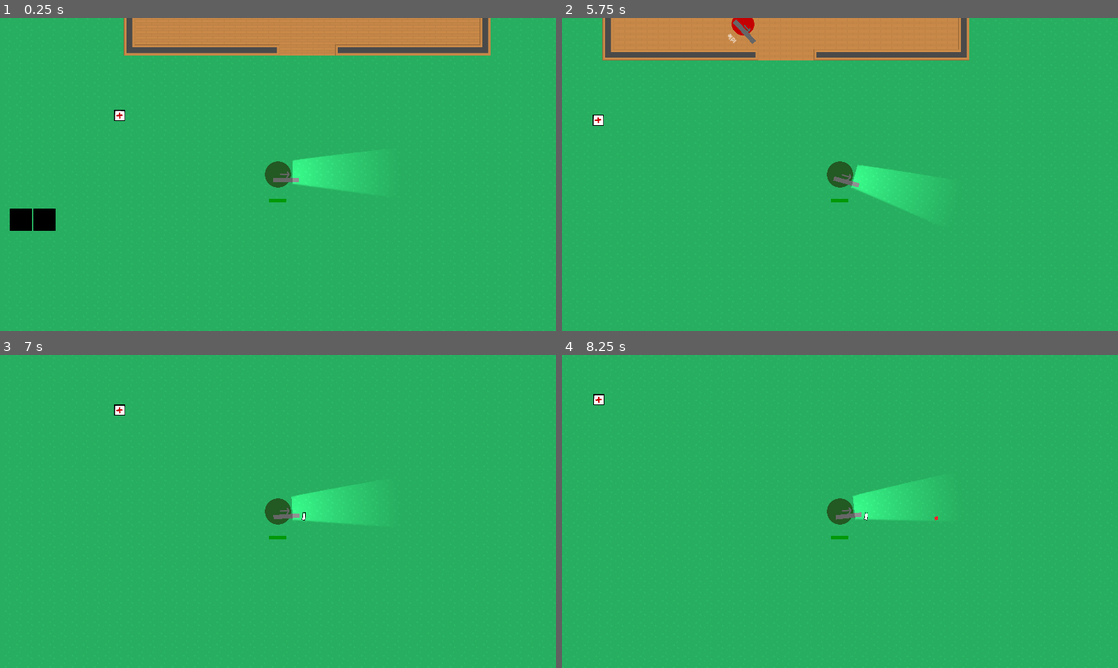
Above: before the commit, frames 1-4 (two rows, left to right).
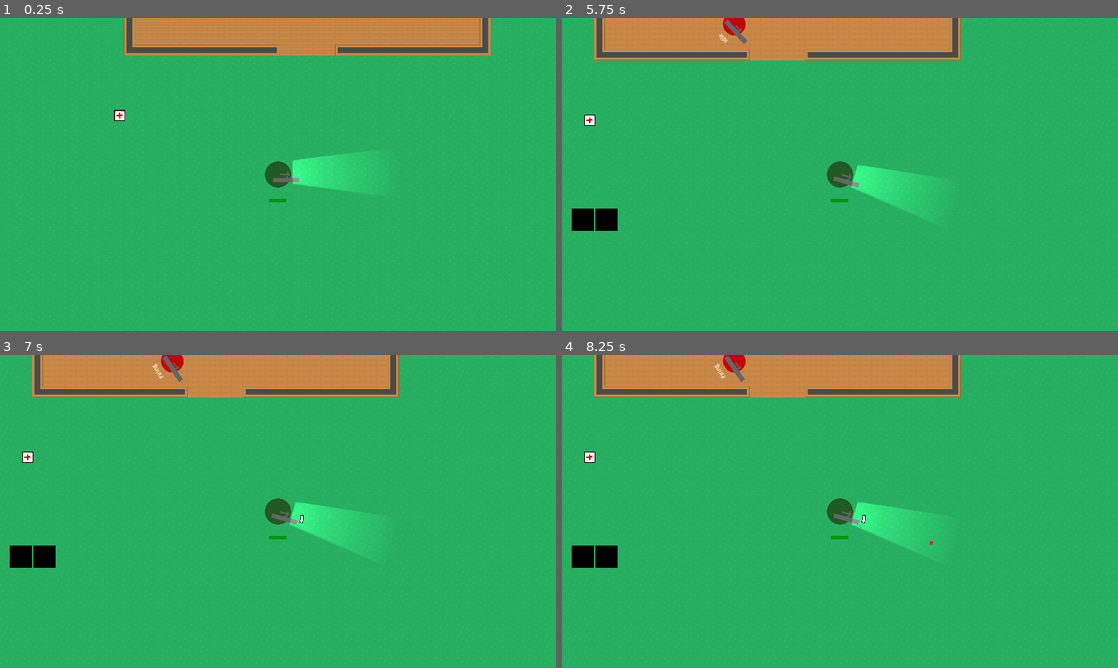
Above: after the commit, the same moments.

Repository: Berkybroon/project-nauvoo
Game: Godot game, scene res://main.tscn
Same seed, same stepped clock (60 frames per second), same inputs: the game is played once before the commit and once after it.
Inputs (mouse positions are in pixels of both pictures, inside the frame that each line leads up to):
- Up to frame 1 (0.25 s): no input
- Up to frame 2 (5.75 s): click (584, 218) at 0.52 s; click (606, 218) at 1.27 s; tap Enter at 2 s; move the mouse to (962, 158) at 2.02 s; hold D (move_right) 2.03-2.78 s; click (962, 158) at 2.1 s; move the mouse to (728, 190) at 2.77 s; hold S (move_down) 2.78-3.53 s; tap F (interact) at 2.85 s; move the mouse to (895, 105) at 3.52 s; hold D (move_right) 3.53-4.28 s; hold T (mag_check) 3.53-4.28 s; tap Space at 4.25 s; move the mouse to (812, 237) at 4.27 s; hold W (move_up) 4.28-5.03 s; tap Shift (sprint) at 4.35 s; move the mouse to (1006, 221) at 5.02 s; hold Left (move_left) from 5.03 s (still down); click (1006, 221) at 5.1 s; tap B (toggle_inventory) at 5.65 s
- Up to frame 3 (7 s): move the mouse to (111, 464) at 5.77 s; tap F (interact) at 5.85 s; move the mouse to (305, 511) at 6.52 s; release Left (move_left) at 6.53 s; hold S (move_down) from 6.53 s (still down); hold T (mag_check) from 6.53 s (still down)
- Up to frame 4 (8.25 s): move the mouse to (756, 433) at 7.27 s; release S (move_down) at 7.28 s; release T (mag_check) at 7.28 s; hold D (move_right) 7.28-8.03 s; tap Shift (sprint) at 7.35 s; move the mouse to (962, 495) at 8.02 s; hold W (move_up) from 8.03 s (still down); click (962, 495) at 8.1 s

The runs differ from the first frame. In frame 1, 0.6% of the frame differs, in the area x 1-10%, y 60-68%; in frame 2, 1.8%; in frame 3, 11%; in frame 4, 11%, in the area x 1-72%, y 0-68%.

Commit message:
stopped movement when inventory is open

Diff:
--- a/inventory_grid.gd
+++ b/inventory_grid.gd
@@ -4,6 +4,9 @@
 @export var slot_texture: Texture  # Default texture for empty slots
 
 func _ready():
+
+	hide()
+
 	# Connect signals
 	inventory_manager.connect("item_added", Callable(self, "_on_item_added"))
 	inventory_manager.connect("item_removed", Callable(self, "_on_item_removed"))
--- a/player.gd
+++ b/player.gd
@@ -20,17 +20,23 @@
 
 # Called every frame. 'delta' is the elapsed time since the previous frame.
 func _physics_process(delta: float) -> void:
+
 	var input_vector = Vector2.ZERO # The player's movement vector.
+	var mouse_position = get_global_mouse_position()
 
 	# Movement Controls
-	if Input.is_action_pressed("move_right"):
-		input_vector.x += 1
-	if Input.is_action_pressed("move_left"):
-		input_vector.x -= 1
-	if Input.is_action_pressed("move_down"):
-		input_vector.y += 1
-	if Input.is_action_pressed("move_up"):
-		input_vector.y -= 1
+	if !$"../HUD/InventoryGrid".visible:
+
+		look_at(mouse_position)
+
+		if Input.is_action_pressed("move_right"):
+			input_vector.x += 1
+		if Input.is_action_pressed("move_left"):
+			input_vector.x -= 1
+		if Input.is_action_pressed("move_down"):
+			input_vector.y += 1
+		if Input.is_action_pressed("move_up"):
+			input_vector.y -= 1
 
 	# Normalize to prevent faster diagonal movement and apply speed
 	if input_vector != Vector2.ZERO:
@@ -42,10 +48,6 @@
 
 	# Update movement using velocity
 	move_and_slide()
-
-	# Rotate the player to face the mouse
-	var mouse_position = get_global_mouse_position()
-	look_at(mouse_position)
 
 	# Weapon Controls
 	if Input.is_action_just_pressed("fire_primary"):
